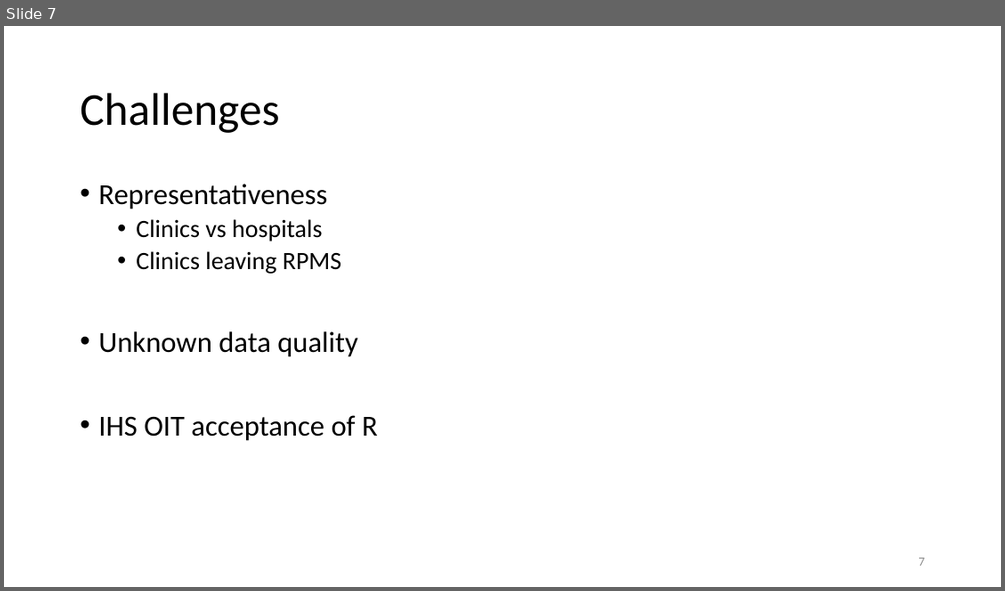
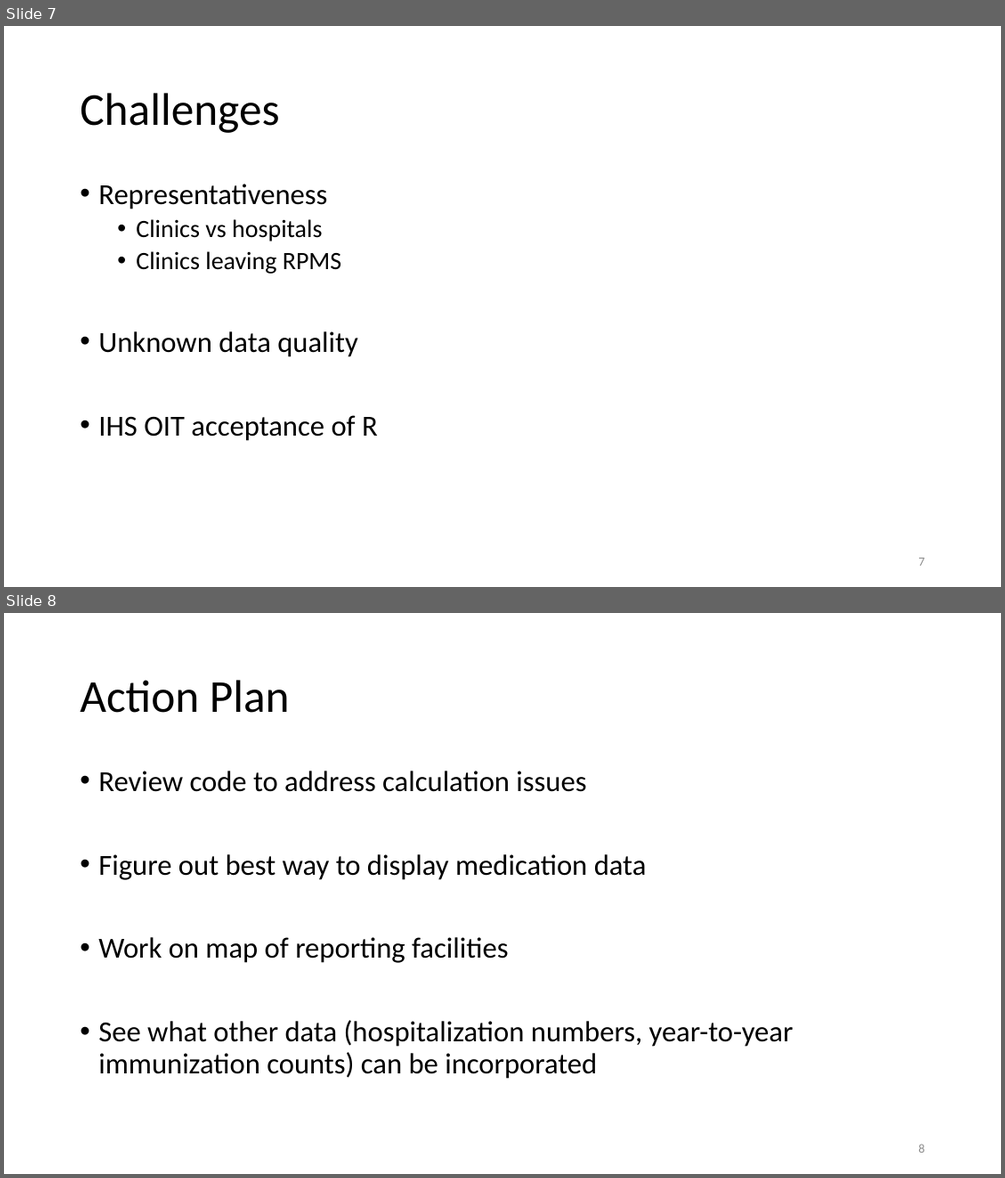
Before and after one commit to HHS/capstone.bernice.boursiquot, a slide deck: ILI presentation_Boursiquot.pptx. Shown one above the other, each under a label of ours: slide 7 before the commit, slides 7 and 8 after it. The pictures are 1005x591 and 1005x1178 pixels, drawn with LibreOffice and Linux fonts; fonts in the diff are those of the drawing. Boxes give left, top, right and bottom in pixels: in the first picture for what was removed or moved away, otherwise in the second. Text is boxed around its words. In the diff, an @@ line names an element or a change of style, - is before the commit and + after.

```diff
--- a/ILI presentation_Boursiquot.pptx
+++ b/ILI presentation_Boursiquot.pptx
@@ slide 8 added at [4, 613, 1001, 1174], background #FFFFFF @@
@@ title added at [80, 680, 290, 713], 44 pt, text #000000 @@
+Action Plan
@@ text added at [98, 771, 793, 1078], 28 pt, text #000000 @@
+• Review code to address calculation issues
+• Figure out best way to display medication data
+• Work on map of reporting facilities
+• See what other data (hospitalization numbers, year-to-year immunization counts) can be incorporated
@@ page number added at [918, 1143, 924, 1152], 12 pt, text #8C8C8C @@
+8
```
